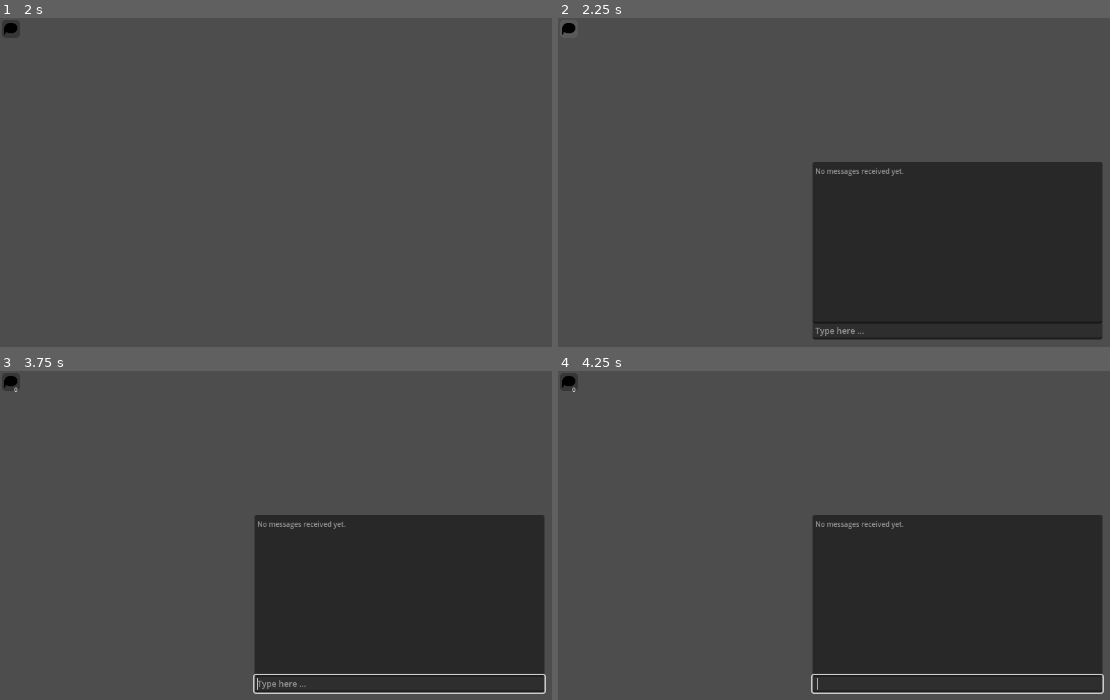
Above: before the commit, frames 1-4 (two rows, left to right).
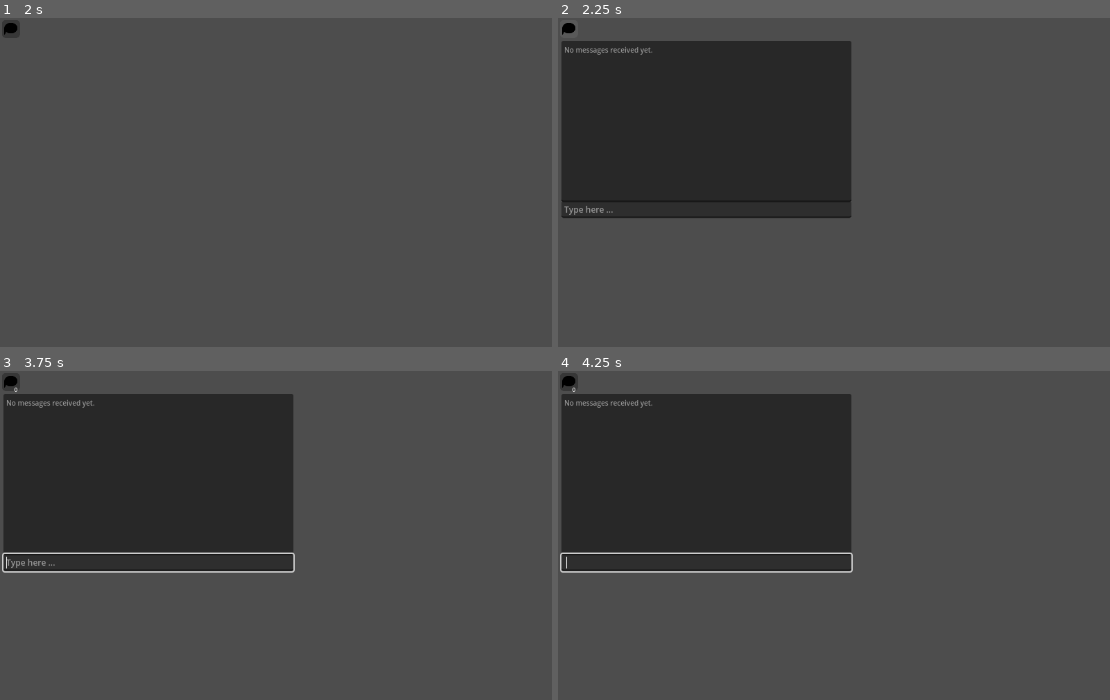
Above: after the commit, the same moments.

Repository: patentsil/MILSIM
Game: Godot game, scene res://world.tscn
Same seed, same stepped clock (60 frames per second), same inputs: the game is played once before the commit and once after it.
Inputs (mouse positions are in pixels of both pictures, inside the frame that each line leads up to):
- Up to frame 1 (2 s): click (397, 277) at 0.52 s; type "12" at 0.6 s; click "Start client" at 1.25 s
- Up to frame 2 (2.25 s): click (569, 27) at 2 s
- Up to frame 3 (3.75 s): click (11, 380) at 2.75 s; tap Enter at 3.5 s; move the mouse to (outside the picture) at 3.52 s; hold D (move_right) from 3.53 s (still down); hold / (toggle_chat) from 3.53 s (still down); click (outside the picture) at 3.67 s
- Up to frame 4 (4.25 s): keep holding D (move_right); keep holding / (toggle_chat); tap Space (move_jump) at 3.77 s

Frame 1 is identical in both runs. In frame 2, 54% of the frame differs, in the area x 0-99%, y 6-98%; in frame 3, 54%; in frame 4, 55%, in the area x 0-99%, y 6-99%.
Error in both runs: Invalid call. Nonexistent function 'set_process' in base 'Nil'. (res://gui/Chat.gd:57)

Commit message:
Fix chat position and player names in chat

Diff:
--- a/gui/Chat.gd
+++ b/gui/Chat.gd
@@ -61,7 +61,7 @@
 func _on_text_edit_2_text_submitted(new_text):
 	if new_text.strip_edges() == "":
 		return
-	send_global_message(getCurrentPlayer().Name + ": " + new_text)
+	send_global_message(getCurrentCharacter().name + ": " + new_text)
 	$TextEdit2.text = ""
 
 func _input(event):
--- a/gui/Chat.tscn
+++ b/gui/Chat.tscn
@@ -9,6 +9,10 @@
 anchor_top = 0.5
 anchor_right = 0.5
 anchor_bottom = 0.5
+offset_left = -362.0
+offset_top = -175.0
+offset_right = -362.0
+offset_bottom = -175.0
 grow_horizontal = 2
 grow_vertical = 2
 script = ExtResource("1_3wrb1")
